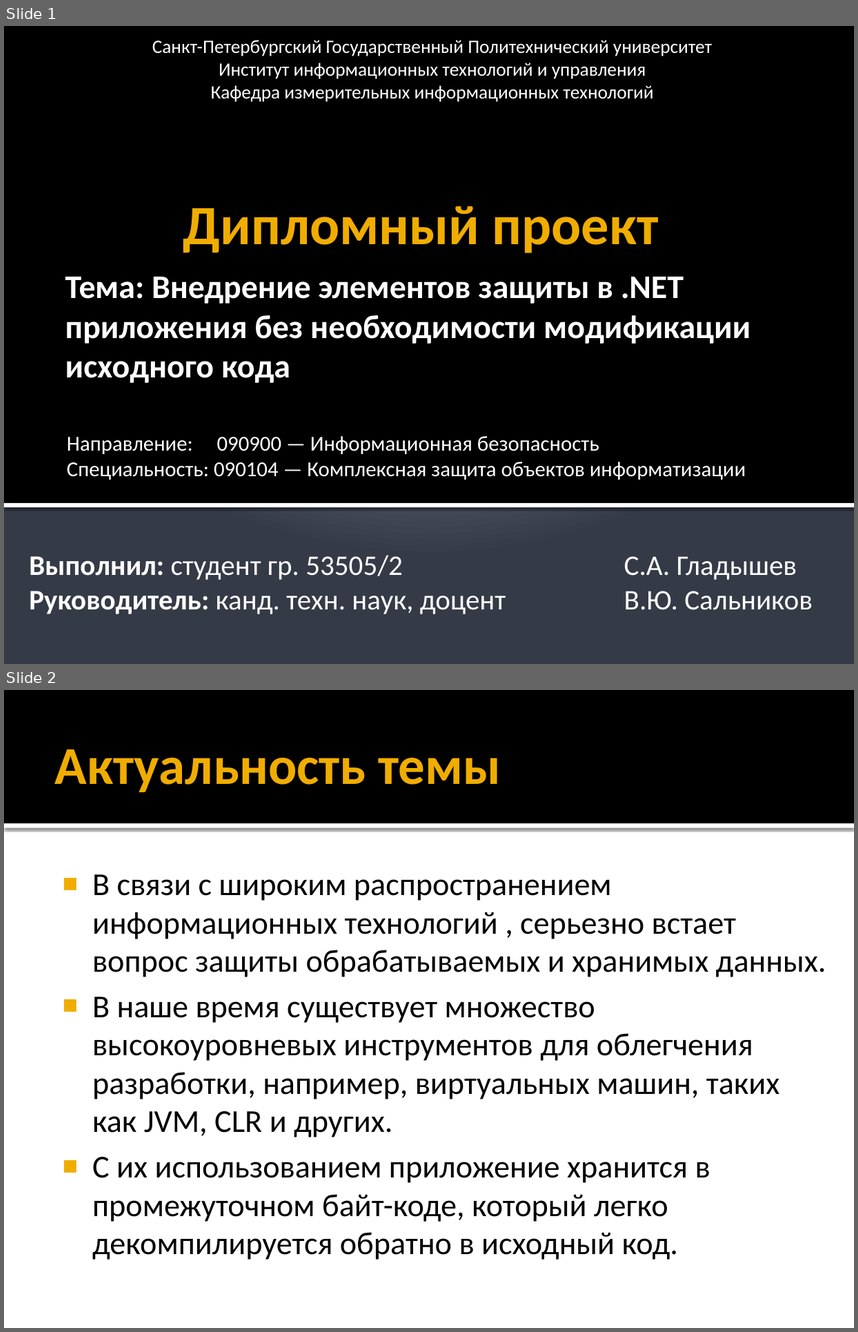
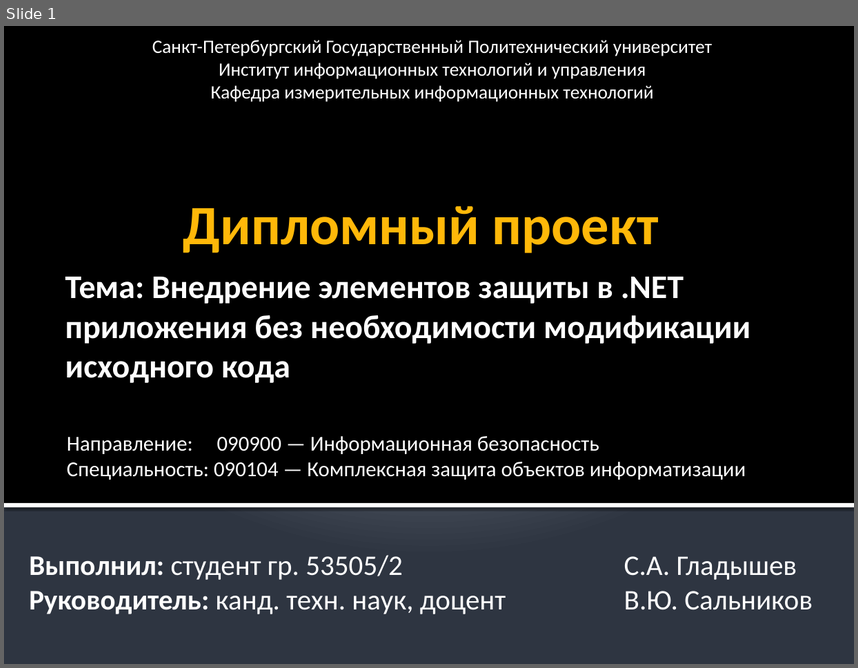
Before and after one commit to bestserg/MonoInjections, a slide deck: Presentation/Дипломный проект.pptx. Shown one above the other, each under a label of ours: slides 1 and 2 before the commit, slide 1 after it. The pictures are 858x1332 and 858x668 pixels, drawn with LibreOffice and Linux fonts; fonts in the diff are those of the drawing. Boxes give left, top, right and bottom in pixels: in the first picture for what was removed or moved away, otherwise in the second. Text is boxed around its words. In the diff, an @@ line names an element or a change of style, - is before the commit and + after.

```diff
--- a/Presentation/Дипломный проект.pptx
+++ b/Presentation/Дипломный проект.pptx
@@ slide 2 removed at (4,690,854,1328), background #FFFFFF @@
@@ rectangle removed at (4,690,854,823) @@
@@ title removed at (55,749,500,792) @@
-Актуальность темы
@@ rectangle removed at (4,823,854,828) @@
@@ text removed at (92,874,826,1259) @@
-■ В связи с широким распространением информационных технологий , серьезно встает вопрос защиты обрабатываемых и хранимых данных.
-■ В наше время существует множество высокоуровневых инструментов для облегчения разработки, например, виртуальных машин, таких как JVM, CLR и других.
-■ С их использованием приложение хранится в промежуточном байт-коде, который легко декомпилируется обратно в исходный код.
@@ slide 1 changed as well @@
@@ background gradient #C1C5D3 to #BFC4D2 to #353B47 to gradient #BFC5D1 to #BDC4D0 to #2E3642 @@
@@ title "Дипломный проект" at (183,206,659,253): text colour #F0AD00 to #FFB809 @@
```
Also in this commit, not shown: 10 other slides changed, 3 slides added, 3 other slides removed, 5 other files.
